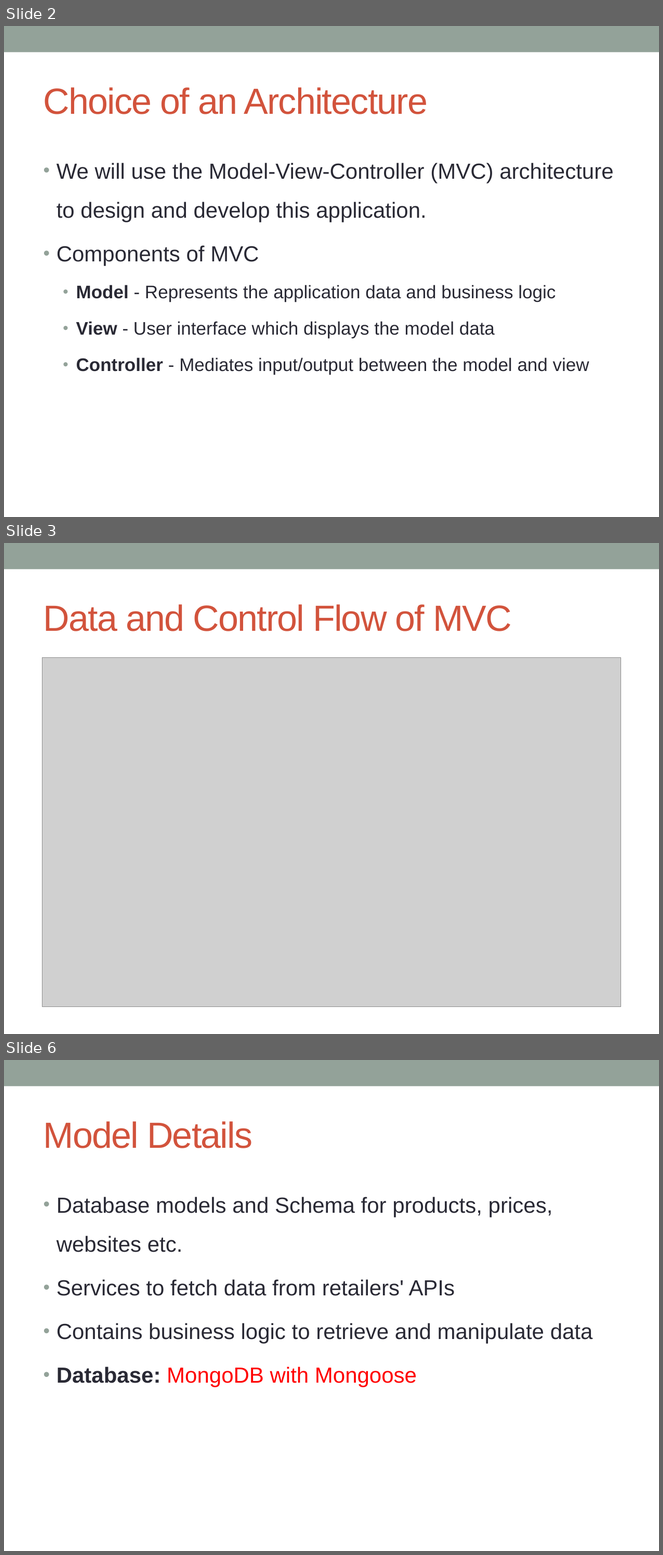
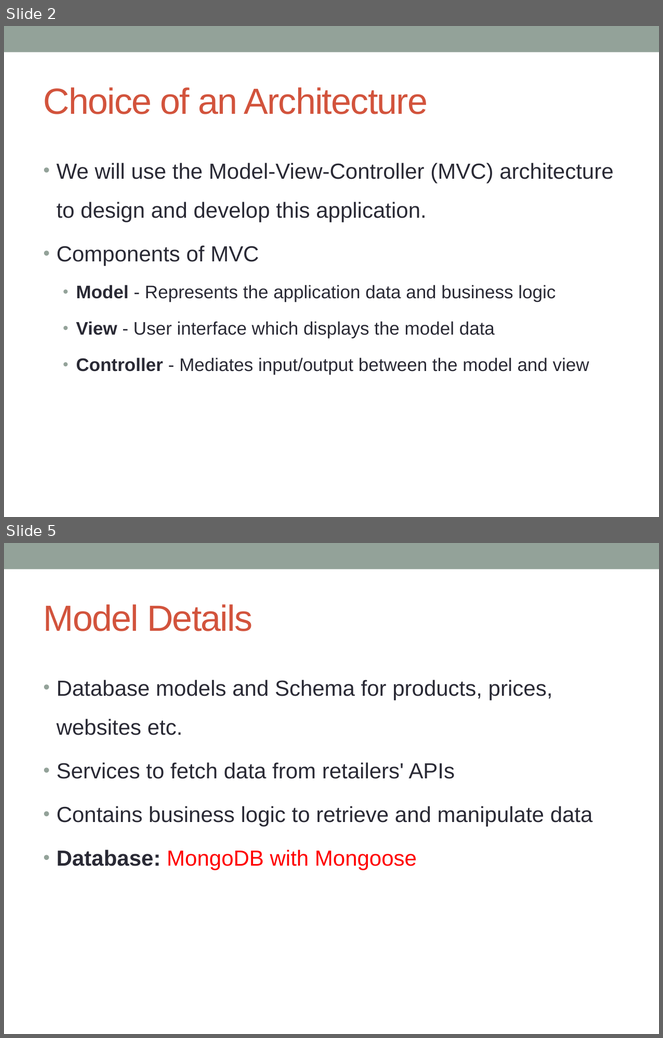
Before and after one commit to sheikhDipta003/CSE408-BUET-Software-Development, a slide deck: system-design/TechShoppers - System Architecture.pptx. Shown one above the other, each under a label of ours: slides 2, 3 and 6 before the commit, slides 2 and 5 after it; the slides between them are not shown. The pictures are 663x1555 and 663x1038 pixels, drawn with LibreOffice and Linux fonts; fonts in the diff are those of the drawing; grey boxes stand for pictures. Boxes give left, top, right and bottom in pixels: in the first picture for what was removed or moved away, otherwise in the second. Text is boxed around its words. In the diff, an @@ line names an element or a change of style, - is before the commit and + after.

Commit message:
[DOCS] Deleted internet picture for arch; modified motivation slide

```diff
--- a/system-design/TechShoppers - System Architecture.pptx
+++ b/system-design/TechShoppers - System Architecture.pptx
@@ slide 3 removed at <box>4,543,659,1034</box>, background #FFFFFF; not listed: 1 template element that a slide beside it also shows @@
@@ title removed at <box>44,604,512,631</box> @@
-Data and Control Flow of MVC
@@ picture removed at <box>42,657,621,1007</box> @@
@@ what was slide 6 is now slide 5 @@
```
Also in this commit, not shown: 2 slides changed.
